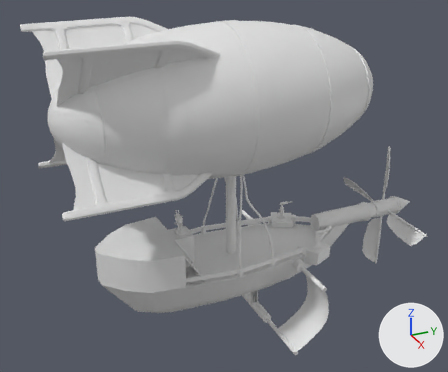
Two versions of the Blender file Assets/Models/Blend/Airship.blend, one commit apart.
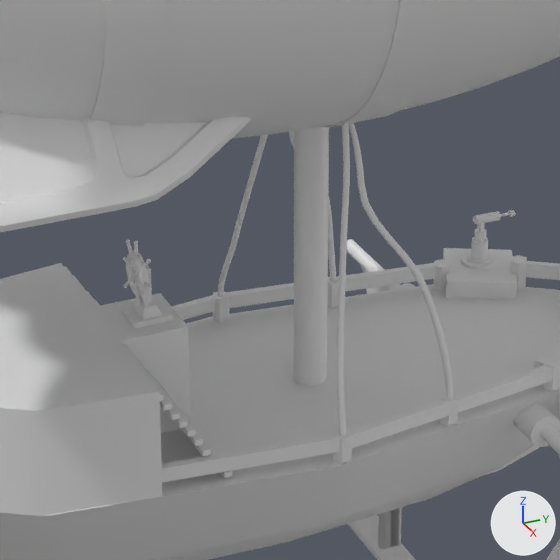
There are two pictures of each version: one whole from a 50 mm camera at (98.0, -38.7, 62.1) aimed at (-2.0, 6.3, 12.1), one close up on the part from 31% to 68% of the width and 37% to 82% of the height. Every picture has the same lights, and +X, +Y and +Z are marked at lower right. Objects named as collision shapes, trigger or cutter boxes, shadow casters or lower levels of detail are left out.

In view in the first close-up: 'Blimp', 'Cylinder', 'Deck', 'Grapple Base', 'Grapple Deck', 'Mast', 'Ropes', 'Sail Pegs', 'Stairs', 'Wheel'.
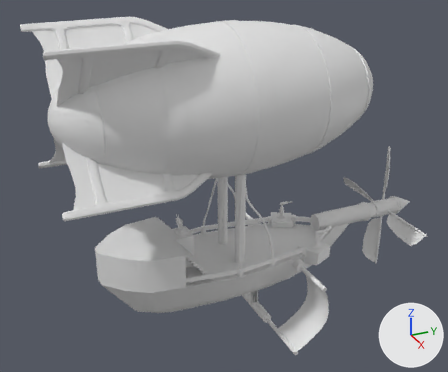
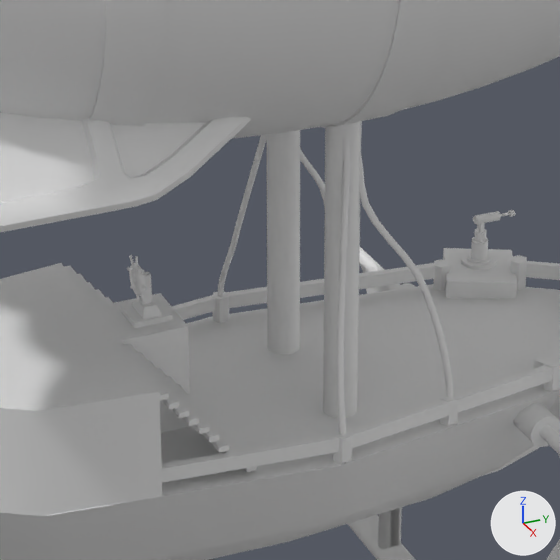
Commit message: Update Airship

The change in detail:
me_cube_015 has 2948 vertices, 2704 faces, 2 loose edges and spans x -2.04..2.05, y -4.28..-3.57, z 5.81..9.9.
me_cube_015 is used by ob_wheel; location (0.0, 0.0, 0.0).
me_cube_015 part 1: the loose piece of 224 vertices spanning x -0.12..0.12, y -4.05..-3.8, z 8.05..9.9 is scaled about its middle by 0.71, then moved by (0.0, 3.92, -8.18).
me_cube_015 part 2: the loose piece of 224 vertices spanning x -1.5..-0.05, y -4.05..-3.8, z 7.92..9.37 is scaled about its middle by 0.71, then moved by (0.22, 3.92, -8.09).
me_cube_015 part 3: the loose piece of 576 vertices spanning x -1.33..1.33, y -4.19..-3.66, z 6.52..9.17 is deleted.
me_cylinder is used by ob_mast; location (0.0, 6.9, 8.02); scale (1.0, 1.0, 11.5).
me_cylinder had 64 vertices, 34 faces and spanned x -1.0..1.0, y -1.0..1.0, z -1.0..1.0.
me_cylinder now has 128 vertices, 68 faces and spans x -5.05..5.05, y 5.95..7.95, z -3.68..19.23.
me_cylinder part 4: 64 vertices removed from x -1.0..1.0, y -1.0..1.0, z -1.0..1.0.
me_cylinder part 5: 64 vertices added at x -5.05..-3.05, y 5.95..7.95, z -3.68..19.23.
me_cylinder part 6: 64 vertices added at x 3.05..5.05, y 5.95..7.95, z -3.68..19.23.
Object 'Stairs' (ob_stairs) moves from (0.0, 0.0, 0.0) to (0.0, 2.0, 0.0).
Object 'Stairs' (ob_stairs) is rescaled from (1.0, 1.0, 1.0) to (1.0, 1.31, 1.0).
Object 'Wheel' (ob_wheel) moves from (0.0, 0.0, 0.0) to (0.01, -3.92, 7.49).
Object 'Mast' (ob_mast) is rescaled from (1.0, 1.0, 11.5) to (1.0, 1.0, 1.0).
Object 'Mast' (ob_mast) moves from (0.0, 6.9, 8.02) to (0.0, 0.0, 0.0).

Boxes [x1, y1, x2, y2] around the edits, measured in the close-ups (560 x 560 px; the box of a moved part takes in the faces that stretch with it):
'Mast', reshaped, moved, rescaled (169% wider, 15% taller): before [294, 127, 329, 386]; after [266, 121, 362, 418]
'Stairs', moved, rescaled (15% wider): before [65, 266, 232, 478]; after [65, 266, 257, 472]
'Wheel', reshaped, moved (27% narrower, 28% shorter): before [123, 240, 152, 308]; after [127, 255, 148, 304]
part 1 of me_cube_015, moved or reshaped: before [134, 241, 138, 270]; after [135, 256, 138, 277]
part 2 of me_cube_015, moved or reshaped: before [126, 240, 135, 269]; after [129, 255, 136, 276]
part 3 of me_cube_015, deleted: before [126, 251, 148, 297]
part 4 of me_cylinder, deleted: before [294, 127, 329, 386]
part 5 of me_cylinder, added: after [266, 130, 300, 355]
part 6 of me_cylinder, added: after [323, 121, 362, 418]
